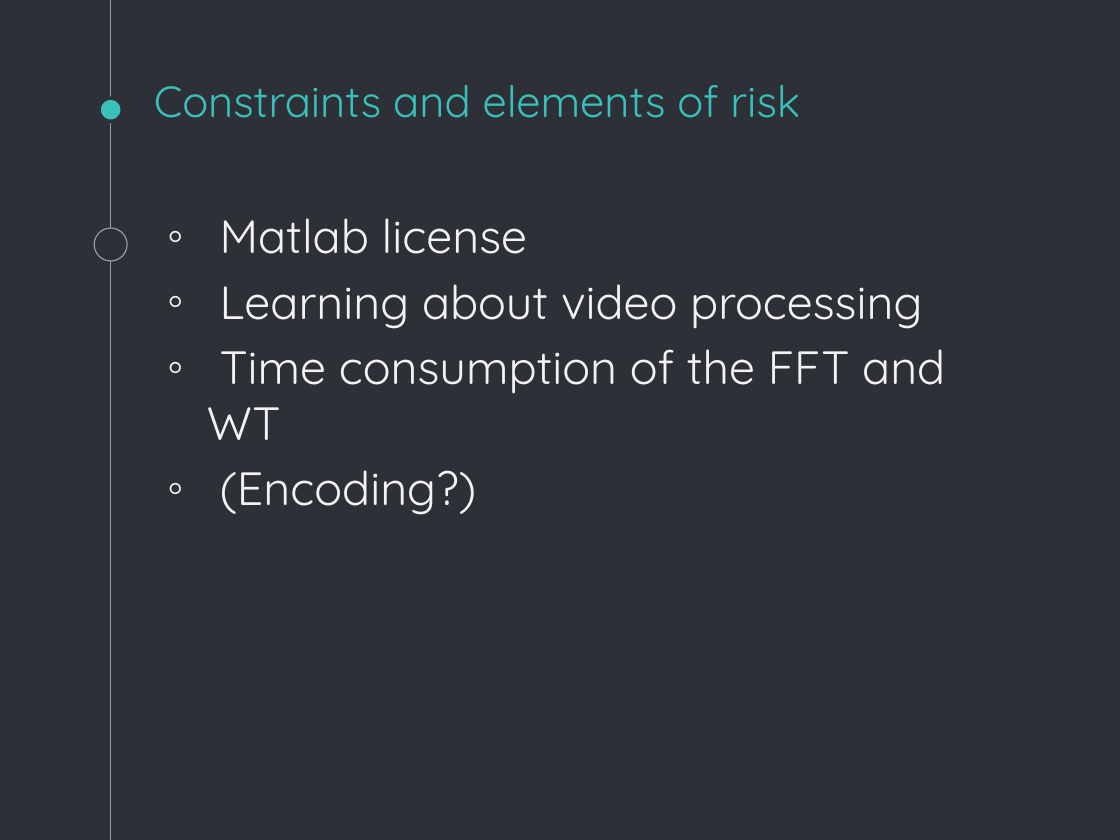
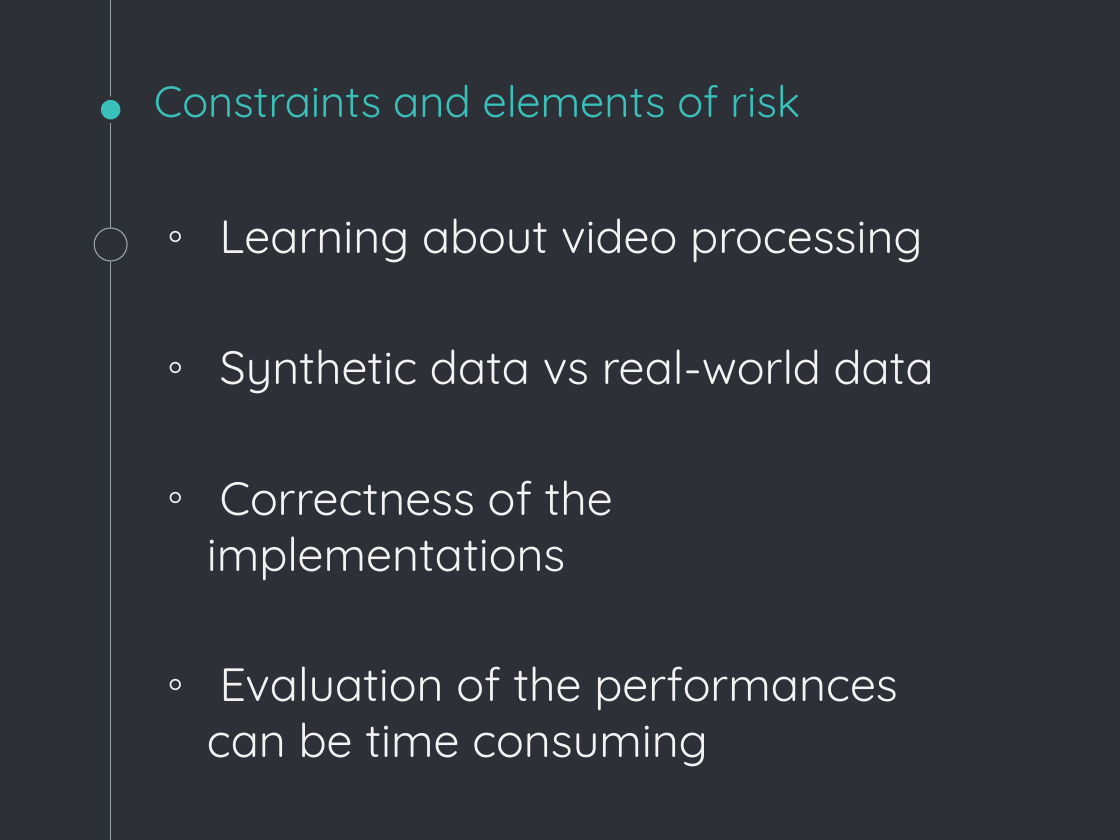
Before and after one commit to SimuJenni/RD-project, a slide deck: slide 13 of doc/initial-plan.pptx (slide 10 before the commit). Drawn at 1120x840 pixels with LibreOffice and Linux fonts; fonts in the diff are those of the drawing. Boxes give left, top, right and bottom in pixels: in the first picture for what was removed or moved away, otherwise in the second. Text is boxed around its words. In the diff, an @@ line names an element or a change of style, - is before the commit and + after.

```diff
--- a/doc/initial-plan.pptx
+++ b/doc/initial-plan.pptx
@@ text at (220, 218, 527, 254): paragraph removed @@
-◦ Matlab license
@@ text at (207, 349, 934, 767): text changed @@
-◦ Time consumption of the FFT and WT
-◦ (Encoding?)
+◦ Synthetic data vs real-world data
+◦ Correctness of the implementations
+◦ Evaluation of the performances can be time consuming
```
Also in this commit, not shown: 4 other slides changed, 1 slide added, 2 slides removed.
